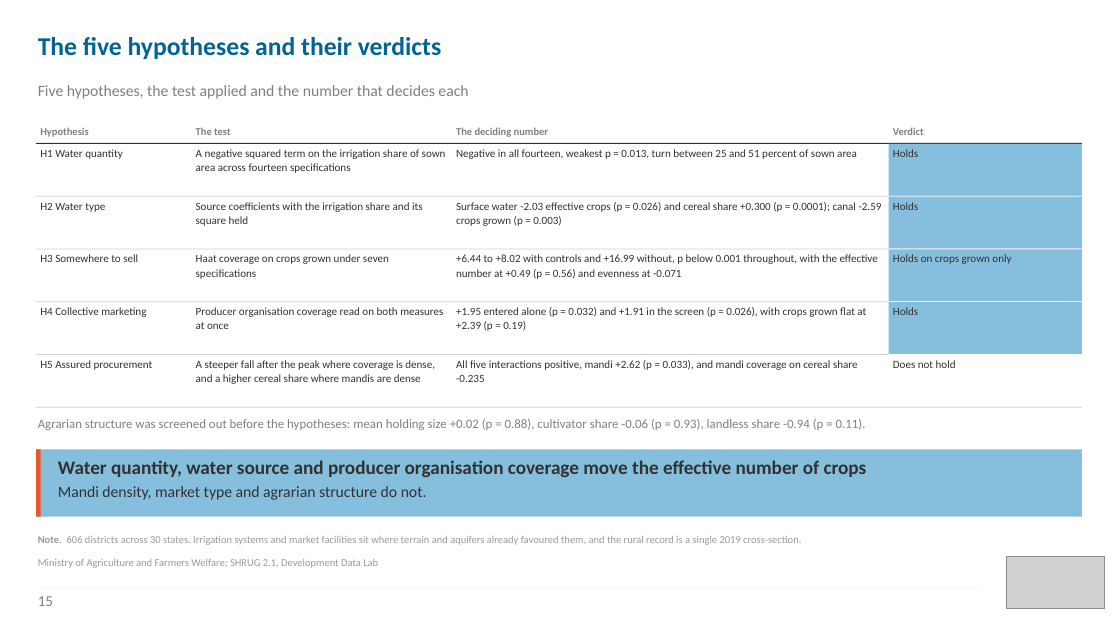
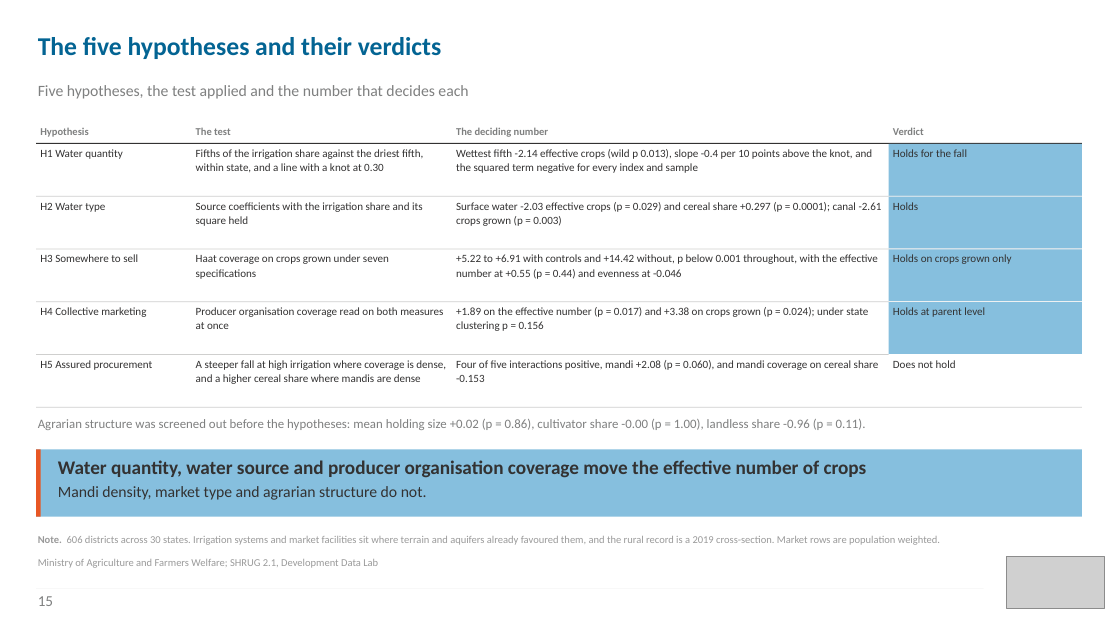
Before and after one commit to Mridlll/crop-diversity, a slide deck: slide 15 of deck/crop_diversity.pptx. Drawn at 1120x630 pixels with LibreOffice and Linux fonts; fonts in the diff are those of the drawing; grey boxes stand for pictures. Boxes give left, top, right and bottom in pixels: in the first picture for what was removed or moved away, otherwise in the second. Text is boxed around its words. In the diff, an @@ line names an element or a change of style, - is before the commit and + after.

```diff
--- a/deck/crop_diversity.pptx
+++ b/deck/crop_diversity.pptx
@@ text at (196,149,423,172): text changed @@
-A negative squared term on the irrigation share of sown area across fourteen specifications
+Fifths of the irrigation share against the driest fifth, within state, and a line with a knot at 0.30
@@ text at (456,149,872,173): text changed @@
-Negative in all fourteen, weakest p = 0.013, turn between 25 and 51 percent of sown area
+Wettest fifth -2.14 effective crops (wild p 0.013), slope -0.4 per 10 points above the knot, and the squared term negative for every index and sample
@@ text at (893,149,968,157): text changed @@
-Holds
+Holds for the fall
@@ text at (456,202,882,226): text changed @@
-Surface water -2.03 effective crops (p = 0.026) and cereal share +0.300 (p = 0.0001); canal -2.59 crops grown (p = 0.003)
+Surface water -2.03 effective crops (p = 0.029) and cereal share +0.297 (p = 0.0001); canal -2.61 crops grown (p = 0.003)
@@ text at (456,254,878,279): text changed @@
-+6.44 to +8.02 with controls and +16.99 without, p below 0.001 throughout, with the effective number at +0.49 (p = 0.56) and evenness at -0.071
++5.22 to +6.91 with controls and +14.42 without, p below 0.001 throughout, with the effective number at +0.55 (p = 0.44) and evenness at -0.046
@@ text at (456,307,868,331): text changed @@
-+1.95 entered alone (p = 0.032) and +1.91 in the screen (p = 0.026), with crops grown flat at +2.39 (p = 0.19)
++1.89 on the effective number (p = 0.017) and +3.38 on crops grown (p = 0.024); under state clustering p = 0.156
@@ text at (893,307,985,317): text changed @@
-Holds
+Holds at parent level
@@ text at (196,360,446,384): text changed @@
-A steeper fall after the peak where coverage is dense, and a higher cereal share where mandis are dense
+A steeper fall at high irrigation where coverage is dense, and a higher cereal share where mandis are dense
@@ text at (456,360,879,382): text changed @@
-All five interactions positive, mandi +2.62 (p = 0.033), and mandi coverage on cereal share -0.235
+Four of five interactions positive, mandi +2.08 (p = 0.060), and mandi coverage on cereal share -0.153
@@ text at (38,419,866,430): text changed @@
-Agrarian structure was screened out before the hypotheses: mean holding size +0.02 (p = 0.88), cultivator share -0.06 (p = 0.93), landless share -0.94 (p = 0.11).
+Agrarian structure was screened out before the hypotheses: mean holding size +0.02 (p = 0.86), cultivator share -0.00 (p = 1.00), landless share -0.96 (p = 0.11).
@@ text at (38,536,940,545): text changed @@
-Note. 606 districts across 30 states. Irrigation systems and market facilities sit where terrain and aquifers already favoured them, and the rural record is a single 2019 cross-section.
+Note. 606 districts across 30 states. Irrigation systems and market facilities sit where terrain and aquifers already favoured them, and the rural record is a 2019 cross-section. Market rows are population weighted.
```
Also in this commit, not shown: 11 other slides changed, 2 slides added, 2 slides removed, 53 other files.
